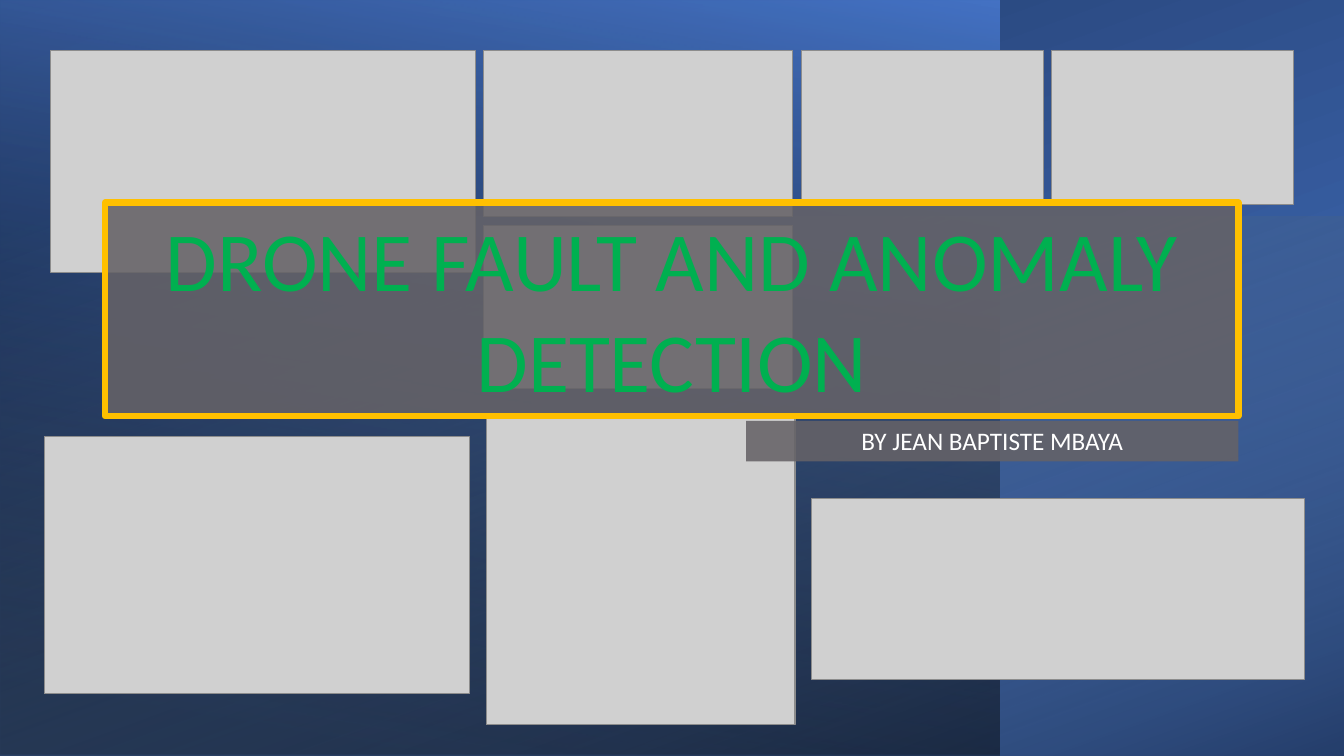
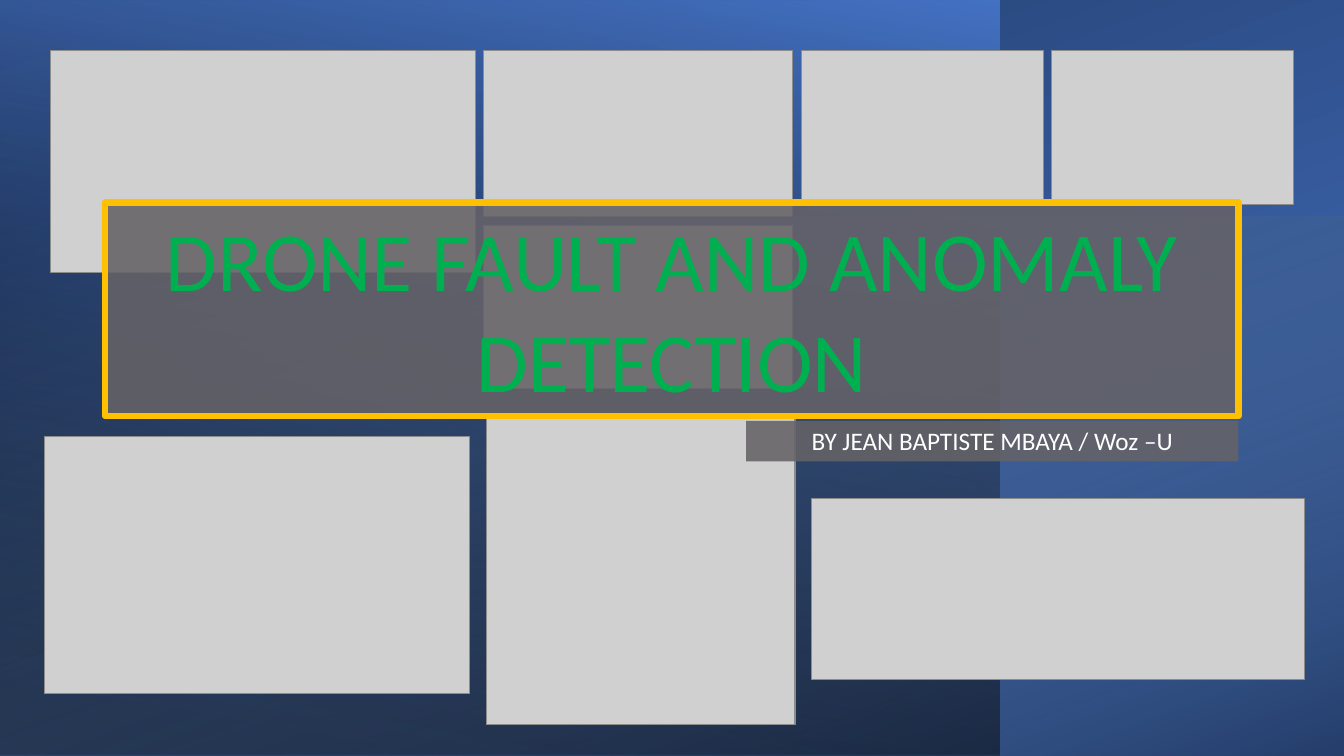
Before and after one commit to MrAshTag/Drone_Faults_Anomaly_Detection, a slide deck: slide 1 of Drone_Faults_and_Anomaly_detection.pptx. Drawn at 1344x756 pixels with LibreOffice and Linux fonts; fonts in the diff are those of the drawing; grey boxes stand for pictures. Boxes give left, top, right and bottom in pixels: in the first picture for what was removed or moved away, otherwise in the second. Text is boxed around its words. In the diff, an @@ line names an element or a change of style, - is before the commit and + after.

```diff
--- a/Drone_Faults_and_Anomaly_detection.pptx
+++ b/Drone_Faults_and_Anomaly_detection.pptx
@@ text in rectangle at <box>812,433,1173,450</box>: text changed @@
-BY JEAN BAPTISTE MBAYA
+BY JEAN BAPTISTE MBAYA / Woz –U
```
Also in this commit, not shown: 7 other slides changed.
